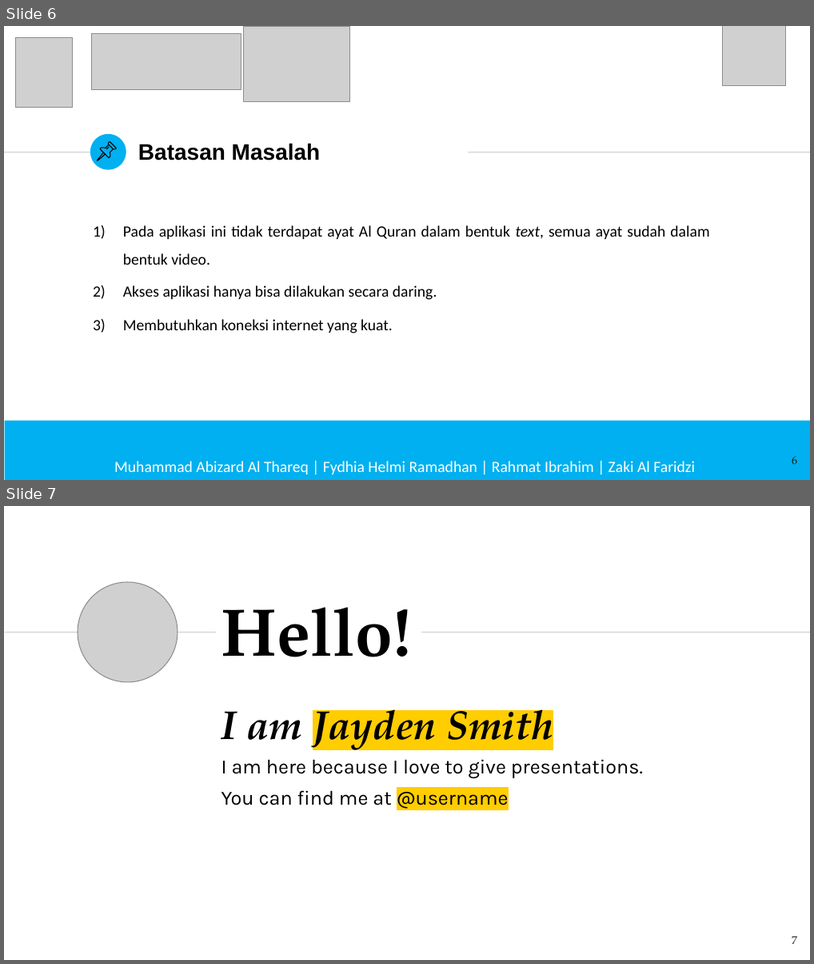
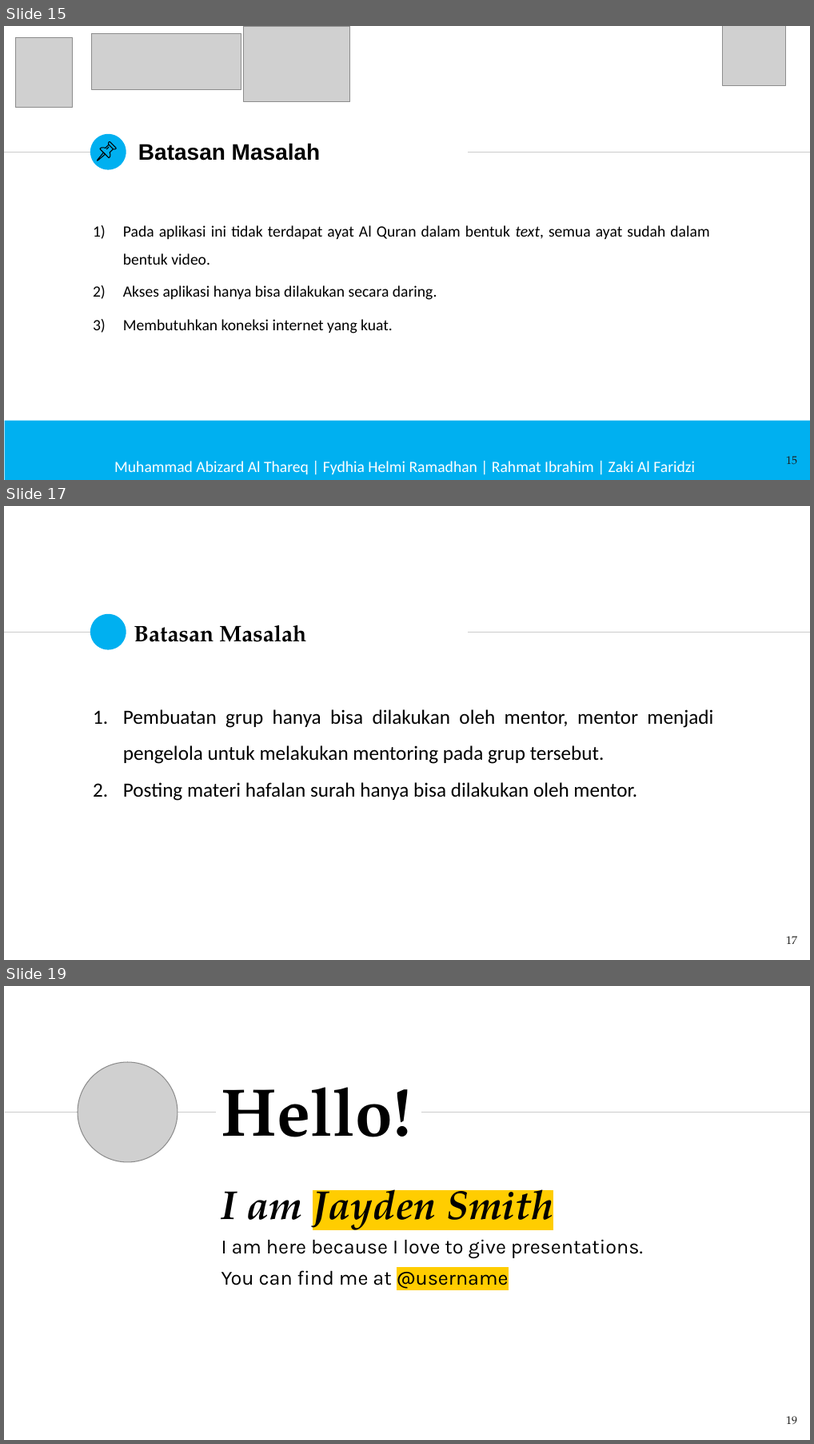
Before and after one commit to aabizardd/PA-Abizard-MYVOQU, a slide deck: PPT Prasidang/PPT Prasidang MyVoQu.pptx. Shown one above the other, each under a label of ours: slides 6 and 7 before the commit, slides 15, 17 and 19 after it; the slides between them are not shown. The pictures are 814x964 and 814x1444 pixels, drawn with LibreOffice and Linux fonts; fonts in the diff are those of the drawing; grey boxes stand for pictures; background and template pictures are left out. Boxes give left, top, right and bottom in pixels: in the first picture for what was removed or moved away, otherwise in the second. Text is boxed around its words. In the diff, an @@ line names an element or a change of style, - is before the commit and + after.

```diff
--- a/PPT Prasidang/PPT Prasidang MyVoQu.pptx
+++ b/PPT Prasidang/PPT Prasidang MyVoQu.pptx
@@ slide 17 added at (x1=4, y1=506, x2=810, y2=960), background #FFFFFF; not listed: 3 template elements that a slide beside it also shows @@
@@ title added at (x1=134, y1=624, x2=306, y2=642), 20 pt, text #000000, bold @@
+Batasan Masalah
@@ text added at (x1=123, y1=709, x2=714, y2=800), 18 pt, text #000000 @@
+1. Pembuatan grup hanya bisa dilakukan oleh mentor, mentor menjadi pengelola untuk melakukan mentoring pada grup tersebut.
+2. Posting materi hafalan surah hanya bisa dilakukan oleh mentor.
@@ page number added at (x1=786, y1=936, x2=798, y2=944), 10 pt, text #1D1D1B @@
+17
@@ what was slide 6 is now slide 15 @@
@@ page number at (x1=786, y1=456, x2=798, y2=464): text changed @@
-6
+15
@@ what was slide 7 is now slide 19 @@
@@ page number at (x1=786, y1=1416, x2=798, y2=1424): text changed @@
-7
+19
```
Also in this commit, not shown: 4 slides changed, 11 other slides added, 1 other file.
